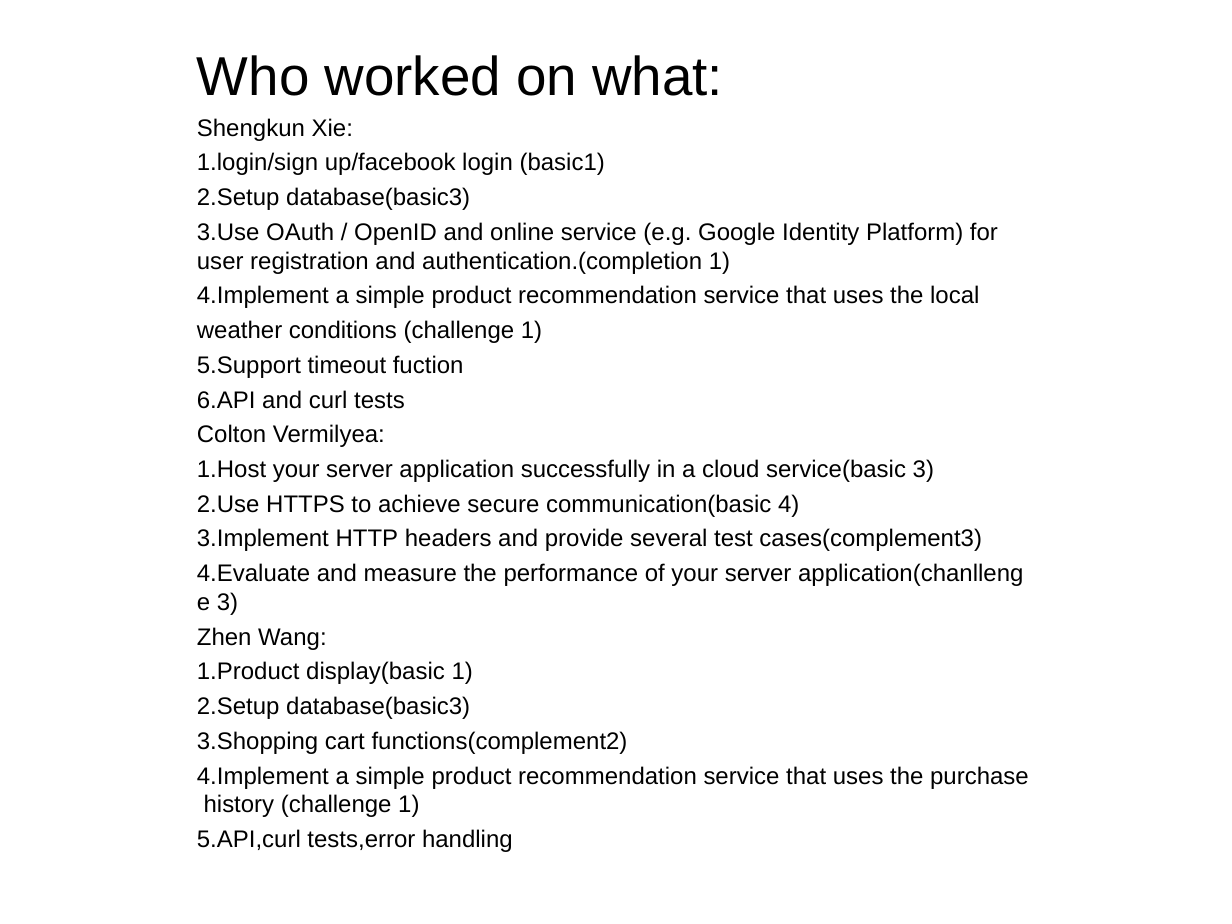
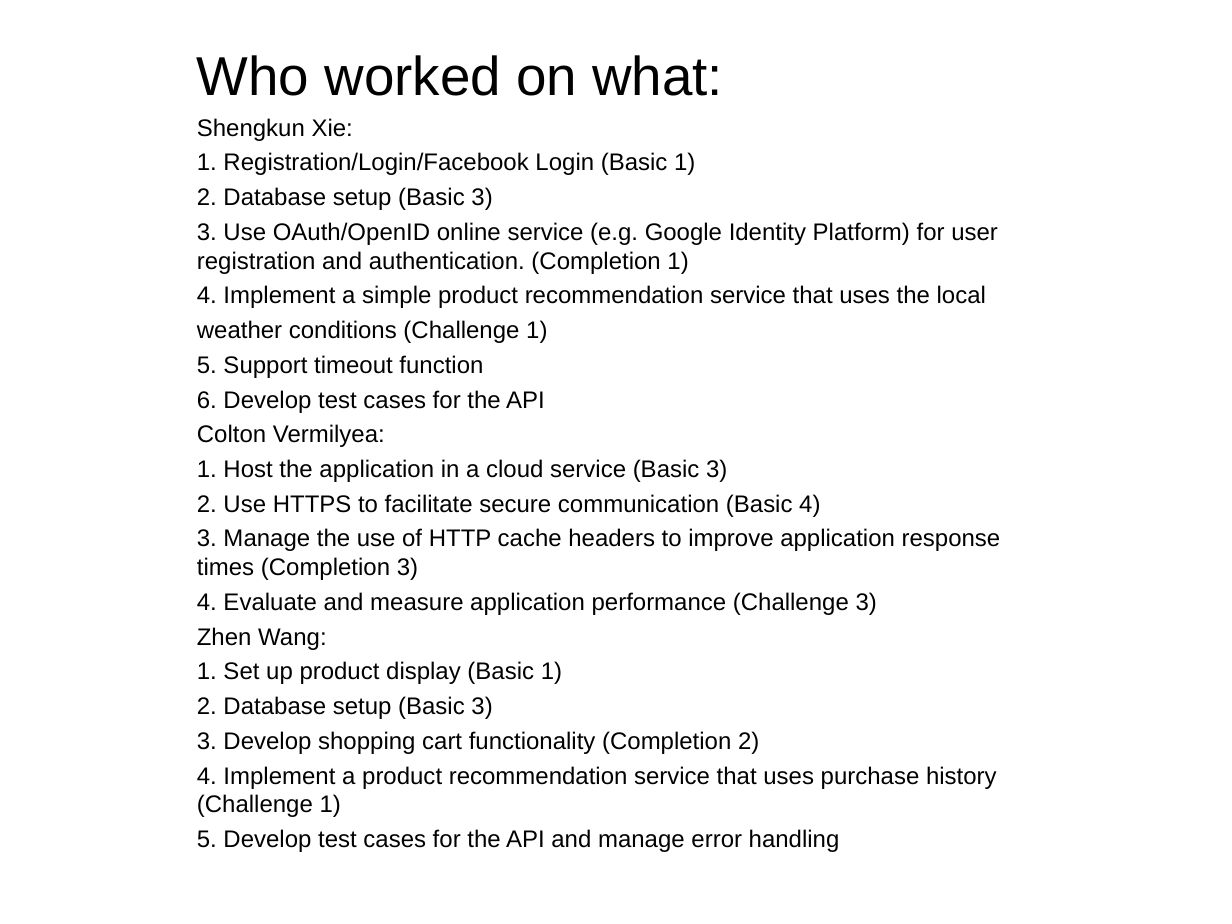
Before and after one commit to NWEN304Group/GroupProject, a slide deck: slide 2 of Group Presentation.ppt. Drawn at 1232x924 pixels with LibreOffice and Linux fonts; fonts in the diff are those of the drawing. Boxes give left, top, right and bottom in pixels: in the first picture for what was removed or moved away, otherwise in the second. Text is boxed around its words. In the diff, an @@ line names an element or a change of style, - is before the commit and + after.

Commit message:
Update the presentation slides

```diff
--- a/Group Presentation.ppt
+++ b/Group Presentation.ppt
@@ text at (x1=197, y1=152, x2=998, y2=413): text changed @@
-1.login/sign up/facebook login (basic1)
-2.Setup database(basic3)
-3.Use OAuth / OpenID and online service (e.g. Google Identity Platform) for user registration and authentication.(completion 1)
-4.Implement a simple product recommendation service that uses the local
-weather conditions (challenge 1)
-5.Support timeout fuction
-6.API and curl tests
+1. Registration/Login/Facebook Login (Basic 1)
+2. Database setup (Basic 3)
+3. Use OAuth/OpenID online service (e.g. Google Identity Platform) for user registration and authentication. (Completion 1)
+4. Implement a simple product recommendation service that uses the local
+weather conditions (Challenge 1)
+5. Support timeout function
+6. Develop test cases for the API
@@ text at (x1=197, y1=459, x2=1001, y2=615): text changed @@
-1.Host your server application successfully in a cloud service(basic 3)
-2.Use HTTPS to achieve secure communication(basic 4)
-3.Implement HTTP headers and provide several test cases(complement3)
-4.Evaluate and measure the performance of your server application(chanllenge 3)
+1. Host the application in a cloud service (Basic 3)
+2. Use HTTPS to facilitate secure communication (Basic 4)
+3. Manage the use of HTTP cache headers to improve application response times (Completion 3)
+4. Evaluate and measure application performance (Challenge 3)
@@ text at (x1=197, y1=661, x2=997, y2=852): text changed @@
-1.Product display(basic 1)
-2.Setup database(basic3)
-3.Shopping cart functions(complement2)
-4.Implement a simple product recommendation service that uses the purchase history (challenge 1)
-5.API,curl tests,error handling
+1. Set up product display (Basic 1)
+2. Database setup (Basic 3)
+3. Develop shopping cart functionality (Completion 2)
+4. Implement a product recommendation service that uses purchase history (Challenge 1)
+5. Develop test cases for the API and manage error handling
```
Also in this commit, not shown: 8 other slides changed, 1 other file.
